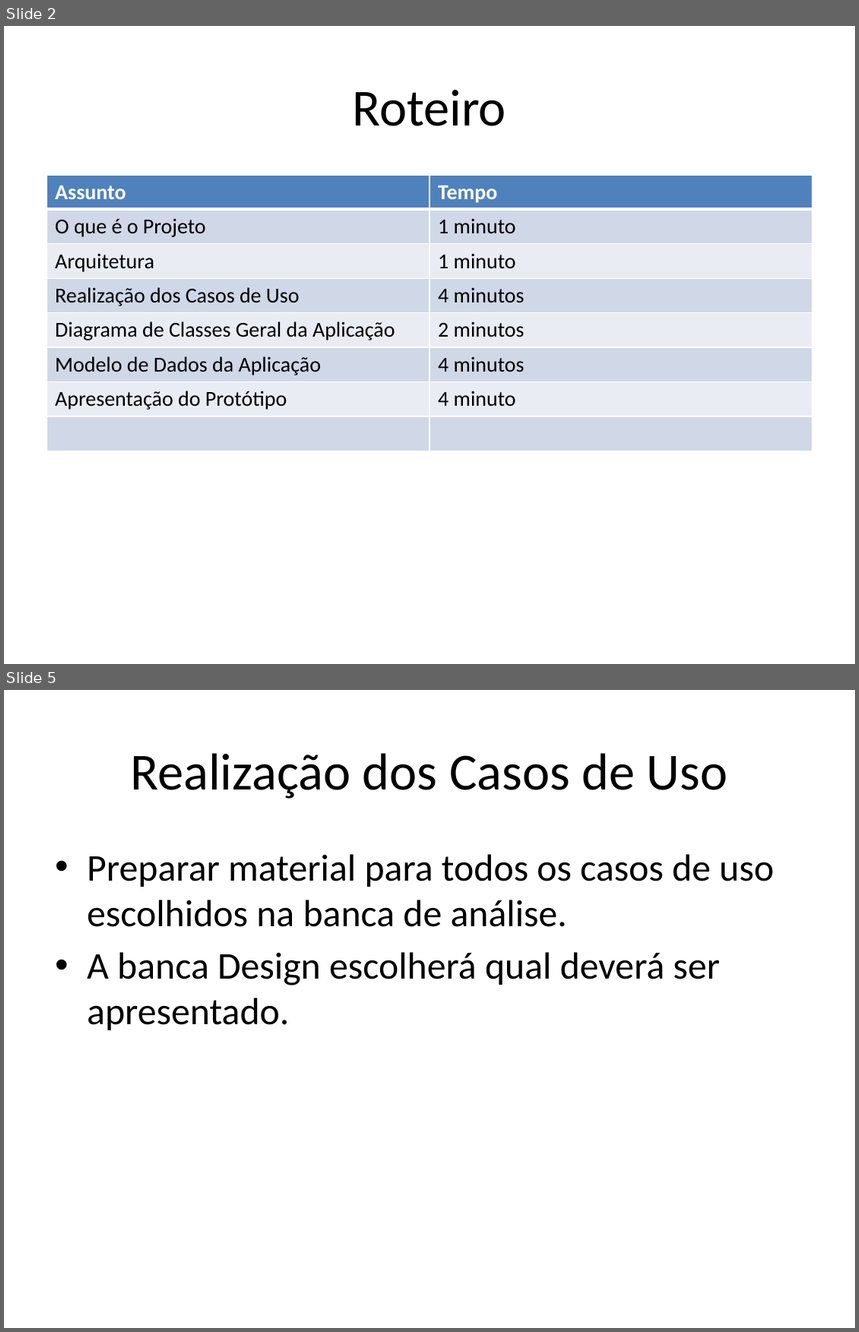
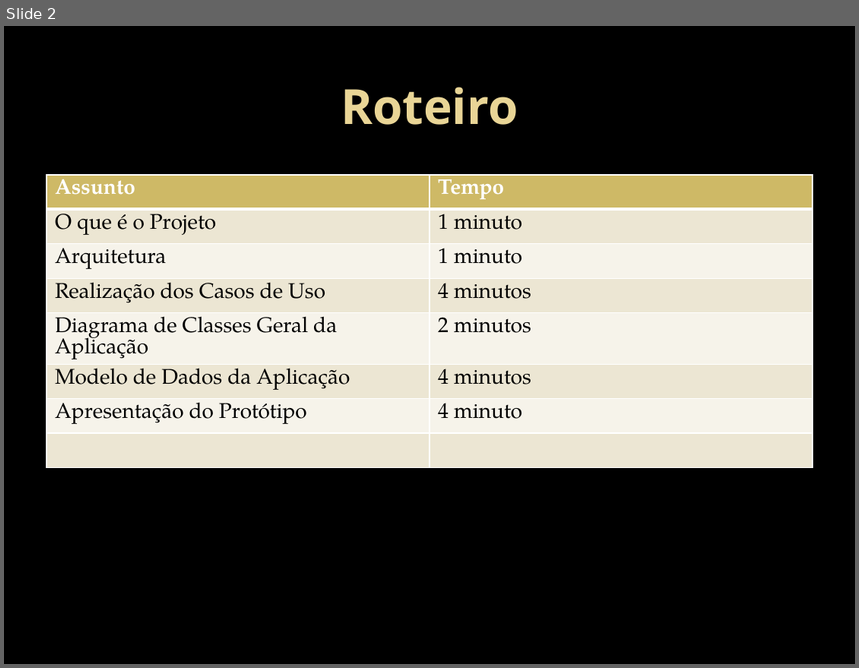
Before and after one commit to HamiltonSantos/FisioDiag, a slide deck: Design/ApresentaçãoDesign.pptx. Shown one above the other, each under a label of ours: slides 2 and 5 before the commit, slide 2 after it; the slides between them are not shown. The pictures are 859x1332 and 859x668 pixels, drawn with LibreOffice and Linux fonts; fonts in the diff are those of the drawing; background and template pictures are left out. Boxes give left, top, right and bottom in pixels: in the first picture for what was removed or moved away, otherwise in the second. Text is boxed around its words. In the diff, an @@ line names an element or a change of style, - is before the commit and + after.

```diff
--- a/Design/ApresentaçãoDesign.pptx
+++ b/Design/ApresentaçãoDesign.pptx
@@ slide 5 removed at bbox=[4, 690, 855, 1328], background #FFFFFF @@
@@ title removed at bbox=[130, 753, 728, 799] @@
-Realização dos Casos de Uso
@@ text removed at bbox=[87, 854, 774, 1030] @@
-• Preparar material para todos os casos de uso escolhidos na banca de análise.
-• A banca Design escolherá qual deverá ser apresentado.
@@ slide 2 changed as well @@
@@ background #FFFFFF to picture (left out) @@
@@ title "Roteiro" at bbox=[341, 87, 519, 125]: size 44 to 41 pt, font Calibri to Open Sans, text colour #000000 to gradient #EAD696 to #E7D081, bold on @@
@@ table at bbox=[47, 175, 813, 476] @@
@@ fill #4F81BD to #CEB966 in row 1 @@
@@ fill #D0D8E8 to #EDE6D3 in 8 cells @@
@@ fill #E9EDF4 to #F6F3EA in 6 cells @@
@@ font Calibri to TeX Gyre Pagella @@
```
Also in this commit, not shown: 5 other slides changed, 4 slides added, 1 other slide removed.
